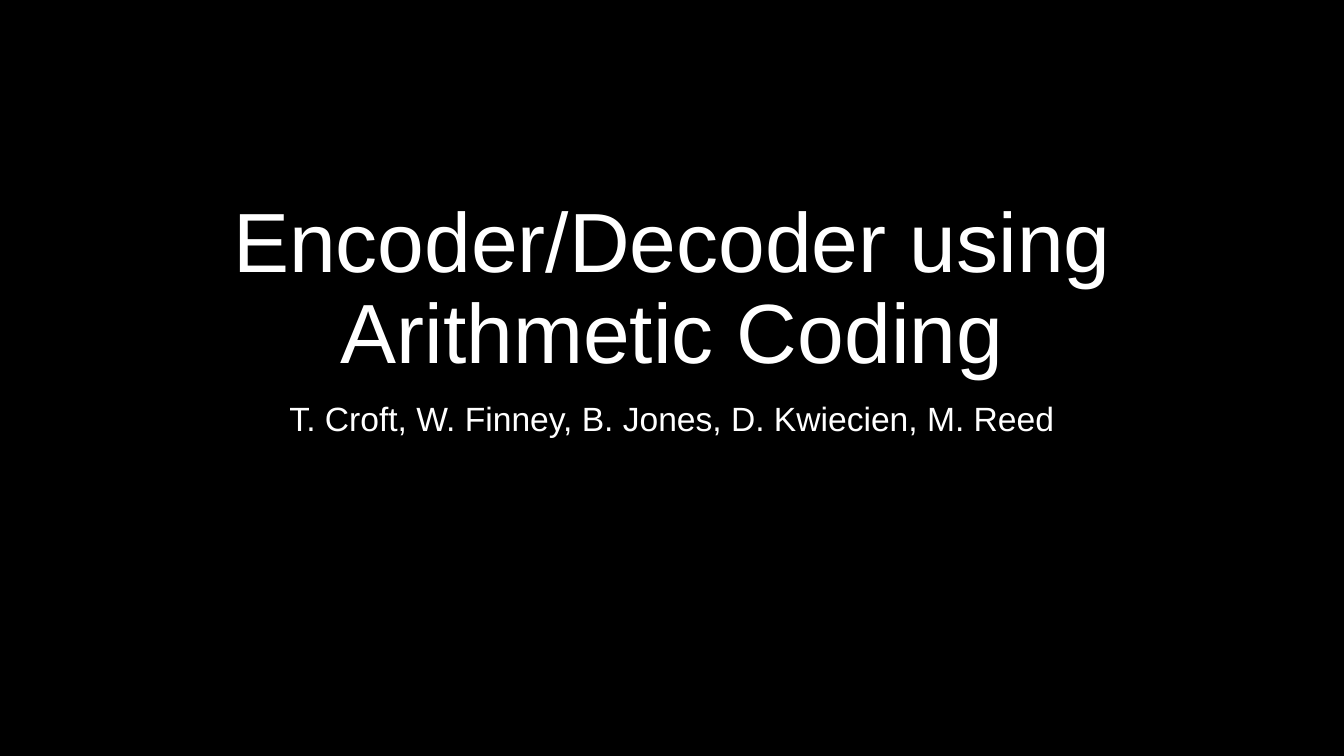
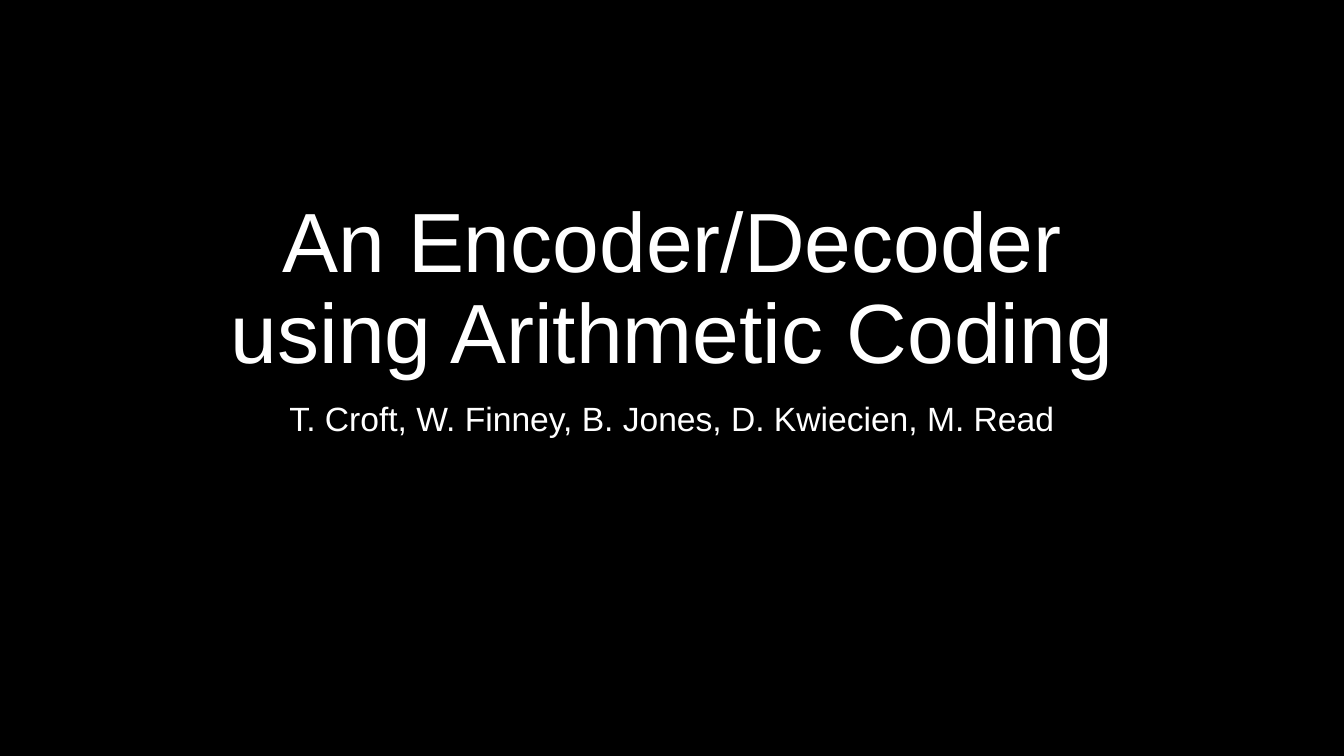
Before and after one commit to Tom-Croft/ECM3428, a slide deck: slide 1 of project_presentation.pptx. Drawn at 1344x756 pixels with LibreOffice and Linux fonts; fonts in the diff are those of the drawing. Boxes give left, top, right and bottom in pixels: in the first picture for what was removed or moved away, otherwise in the second. Text is boxed around its words. In the diff, an @@ line names an element or a change of style, - is before the commit and + after.

```diff
--- a/project_presentation.pptx
+++ b/project_presentation.pptx
@@ title at (231,211,1113,379): text changed @@
-Encoder/Decoder using Arithmetic Coding
+An Encoder/Decoder using Arithmetic Coding
@@ subtitle at (289,406,1054,438): text changed @@
-T. Croft, W. Finney, B. Jones, D. Kwiecien, M. Reed
+T. Croft, W. Finney, B. Jones, D. Kwiecien, M. Read
```
Also in this commit, not shown: 1 other slide changed.
